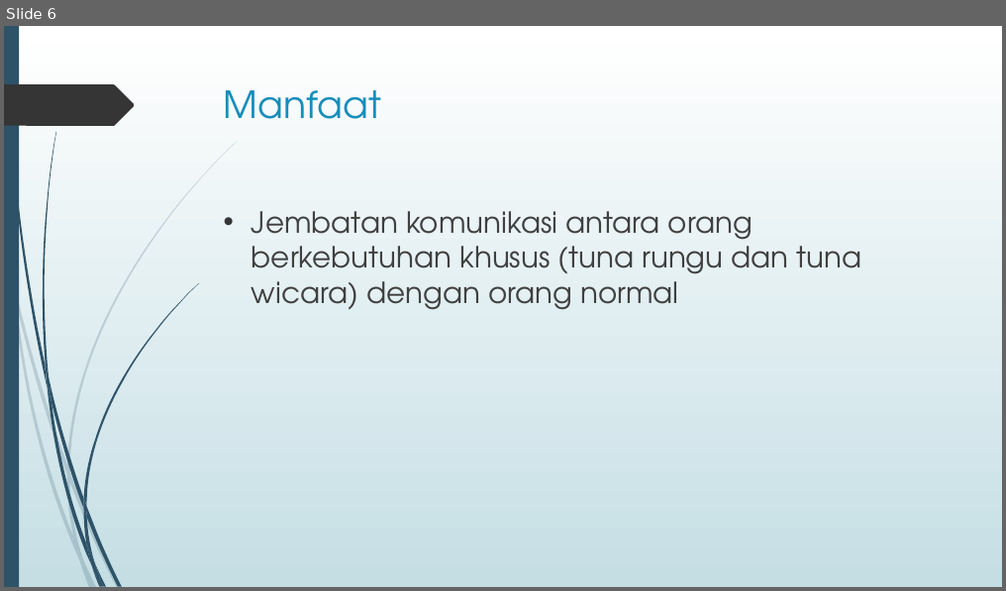
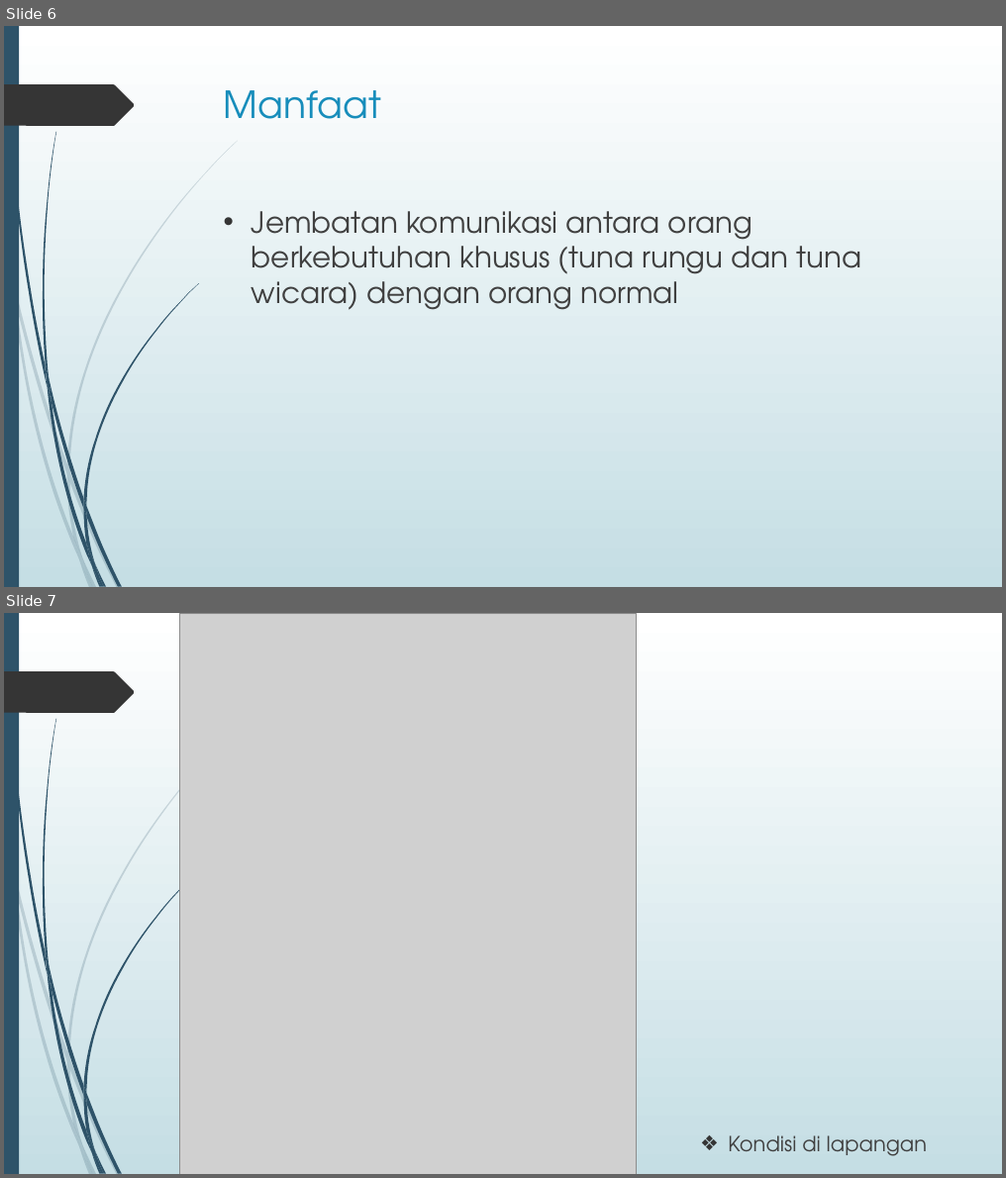
Before and after one commit to yahya1311/TAkisgan, a slide deck: Laporan/Presentasi Sidang.pptx. Shown one above the other, each under a label of ours: slide 6 before the commit, slides 6 and 7 after it. The pictures are 1006x591 and 1006x1178 pixels, drawn with LibreOffice and Linux fonts; fonts in the diff are those of the drawing; grey boxes stand for pictures. Boxes give left, top, right and bottom in pixels: in the first picture for what was removed or moved away, otherwise in the second. Text is boxed around its words. In the diff, an @@ line names an element or a change of style, - is before the commit and + after.

```diff
--- a/Laporan/Presentasi Sidang.pptx
+++ b/Laporan/Presentasi Sidang.pptx
@@ slide 7 added at <box>4,613,1002,1174</box>, background gradient #FFFFFF to #C5DEE5; not listed: 24 template elements that a slide beside it also shows @@
@@ picture added at <box>180,613,636,1174</box> @@
@@ text added at <box>728,1136,927,1157</box>, 20 pt, text #404040 @@
+❖ Kondisi di lapangan
```
Also in this commit, not shown: 8 slides changed, 9 other slides added, 1 slide removed, 9 other files.
